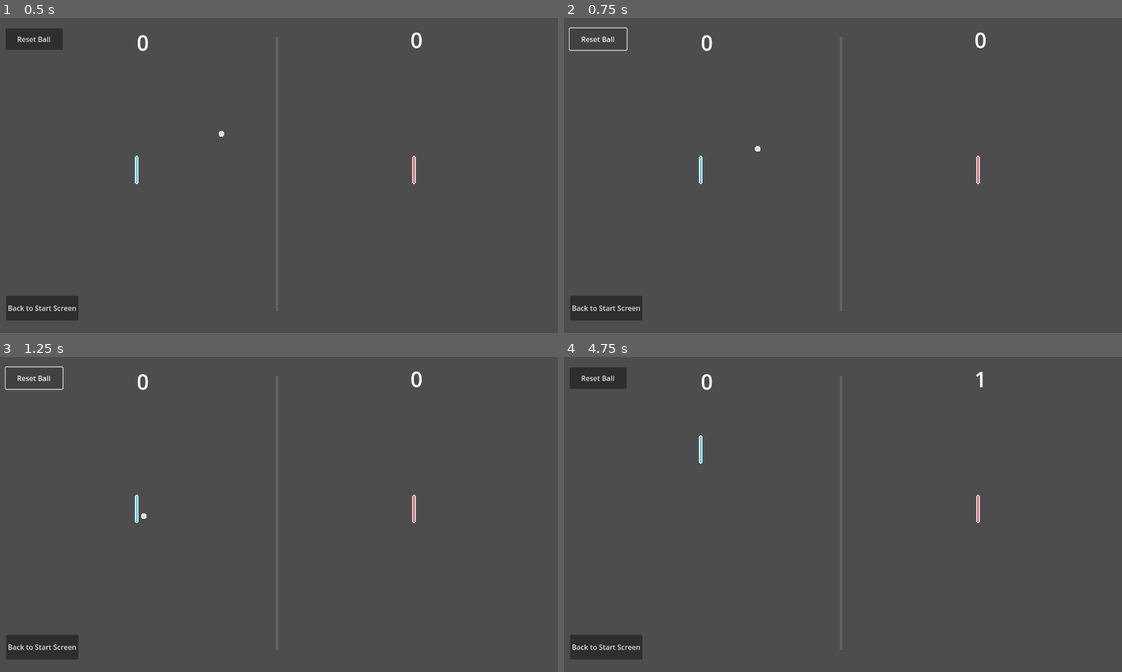
Above: before the commit, frames 1-4 (two rows, left to right).
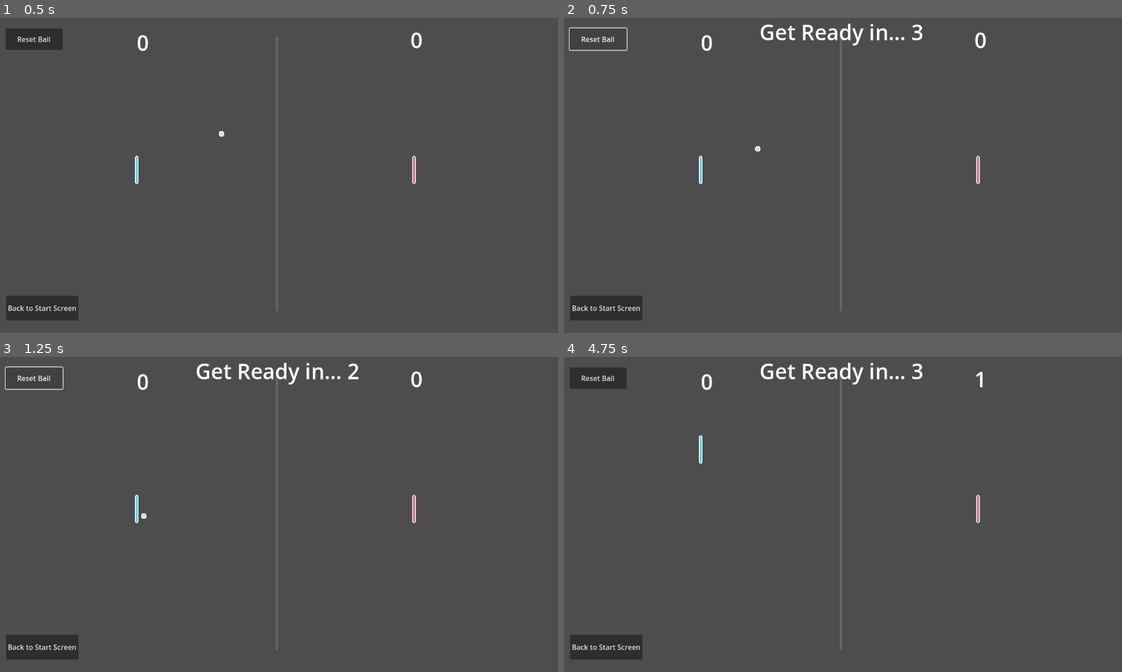
Above: after the commit, the same moments.

Repository: jordonbigelow/Pixel-Art-Pong
Game: Godot game, scene res://scenes/game_scene.tscn
Two runs of this game, one before a commit and one after it. Both use one fixed random seed, a clock stepped at 60 frames per second and the inputs below.
Inputs (mouse positions are in pixels of both pictures, inside the frame that each line leads up to):
- Up to frame 1 (0.5 s): no input
- Up to frame 2 (0.75 s): click "Reset Ball" at 0.5 s
- Up to frame 3 (1.25 s): no input
- Up to frame 4 (4.75 s): click "Back to Start Screen" at 1.25 s; click "Play Pong" at 2 s; tap Enter at 2.75, 4.35 s; move the mouse to (965, 498) at 2.77 s; hold W (p1_move_up) 2.78-3.53 s; tap K (p2_move_down) at 2.85 s; click (965, 498) at 2.92 s; tap Space at 3.5 s; move the mouse to (725, 530) at 3.52 s; hold S (p1_move_down) 3.53-4.28 s; tap I (p2_move_up) at 3.6 s; move the mouse to (898, 445) at 4.27 s; hold W (p1_move_up) from 4.28 s (still down)

Frame 1 is identical in both runs. In frame 2, 0.6% of the frame differs, in the area x 35-65%, y 1-9%; in frame 3, 0.6%; in frame 4, 0.6%.
Error before the commit: Invalid call. Nonexistent function '_reset_timer' in base 'Timer (reset_timer.gd)'. (res://scripts/game_scene.gd:27)

Commit message:
changed function call to match the actual function signature

Diff:
--- a/scripts/game_scene.gd
+++ b/scripts/game_scene.gd
@@ -24,7 +24,7 @@
 
 
 func _on_reset_button_pressed() -> void:
-	$ResetTimer._reset_timer()
+	$ResetTimer.reset_timer()
 
 
 func _on_player_one_back_wall_body_entered(body: Node2D) -> void:
@@ -34,7 +34,7 @@
 	if check_if_player_won(Globals.player_1_score, Globals.player_2_score):
 		player_2_won.emit()
 	else:
-		$ResetTimer._reset_timer()
+		$ResetTimer.reset_timer()
 
 	play_scored_sound()
 
@@ -46,7 +46,7 @@
 	if check_if_player_won(Globals.player_1_score, Globals.player_2_score):
 		player_1_won.emit()
 	else:
-		$ResetTimer._reset_timer()
+		$ResetTimer.reset_timer()
 
 	play_scored_sound()
 
@@ -69,7 +69,6 @@
 	$PlayerWonLabel.text = "Player 1 is the Winner!"
 	$PlayerWonLabel.visible = true
 	$ResetButton.visible = false
-	$BackButton.visible = true
 
 
 func _on_player_2_won() -> void:
@@ -77,7 +76,6 @@
 	$PlayerWonLabel.text = "Player 2 is the Winner!"
 	$PlayerWonLabel.visible = true
 	$ResetButton.visible = false
-	$BackButton.visible = true
 
 
 func _on_back_button_pressed() -> void:
